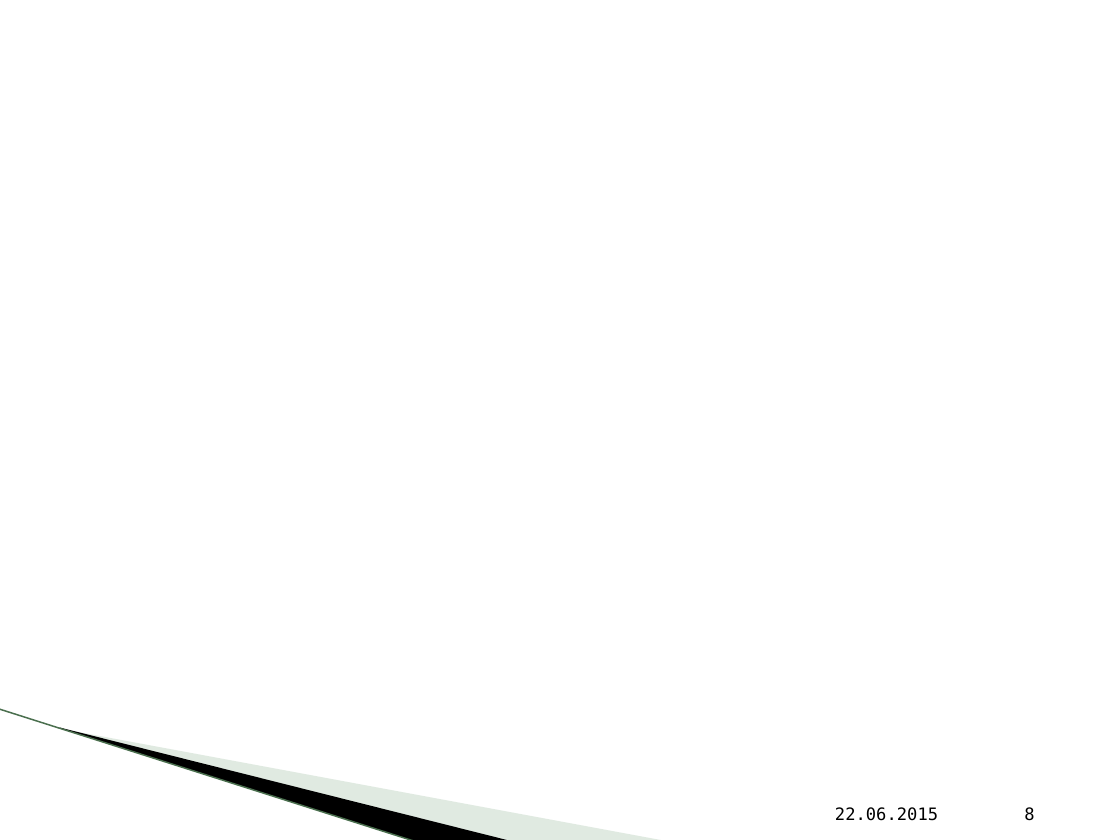
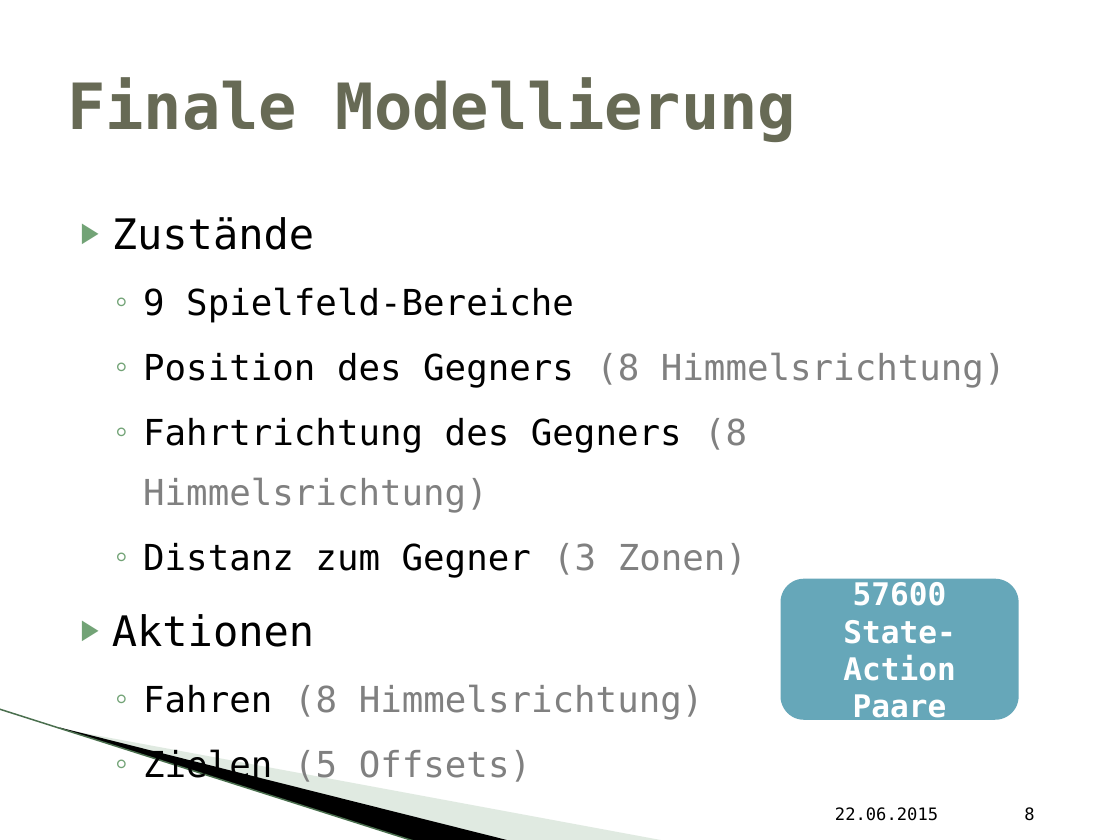
Before and after one commit to vikwin/HAW-LernendeAgenten_RC, a slide deck: slide 8 of Präsentation/LARC_Abschlusspräsentation.pptx. Drawn at 1120x840 pixels with LibreOffice and Linux fonts; fonts in the diff are those of the drawing; background and template pictures are left out. Boxes give left, top, right and bottom in pixels: in the first picture for what was removed or moved away, otherwise in the second. Text is boxed around its words. In the diff, an @@ line names an element or a change of style, - is before the commit and + after.

```diff
--- a/Präsentation/LARC_Abschlusspräsentation.pptx
+++ b/Präsentation/LARC_Abschlusspräsentation.pptx
@@ title added at (x1=67, y1=77, x2=797, y2=142), 41 pt, text #676A55, bold @@
+Finale Modellierung
@@ text added at (x1=112, y1=217, x2=1006, y2=786), 23 pt, text #000000 @@
+▶ Zustände
+  ◦ 9 Spielfeld-Bereiche
+  ◦ Position des Gegners (8 Himmelsrichtung)
+  ◦ Fahrtrichtung des Gegners (8 Himmelsrichtung)
+  ◦ Distanz zum Gegner (3 Zonen)
+▶ Aktionen
+  ◦ Fahren (8 Himmelsrichtung)
+  ◦ Zielen (5 Offsets)
@@ rounded rectangle added at (x1=781, y1=579, x2=1019, y2=720), fill #66A7B9, 20 pt, text #FFFFFF, bold @@
+57600
+State-Action Paare
```
Also in this commit, not shown: 3 other slides changed, 5 slides removed.
